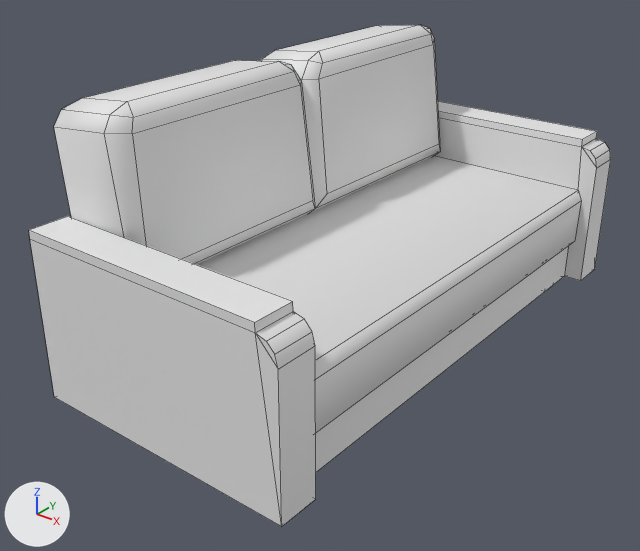
Before and after pictures for a commit that changed the FBX model Assets/Mesh/Saloon/Mesh_Divano.fbx.
Rendered twice from a camera (50 mm lens) standing at (0.3, -3.0, 1.96) and looking at (-1.93, -0.2, 0.22). Every picture has the same lights, and +X, +Y and +Z are marked at lower left. Mesh edges are drawn as thin lines. Where no turn or scale is listed for an object, it has been applied to the vertices.

Names of what the first picture shows: 'Mesh_Divano'.
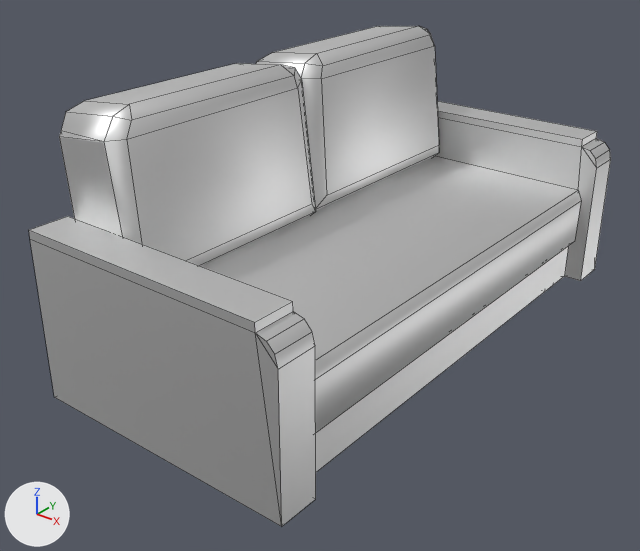
The newer file is also turned or shifted as a whole; pictures and numbers use the older file's frame.

Where the change shows, as pixel boxes [x1, y1, x2, y2] in the pictures (640 x 551 px):
'Mesh_Divano', surface changed, reshaped (15% shorter)
    before: [29, 25, 611, 526]
    after: [29, 101, 611, 526]
'Mesh_Divano.001', added
    after: [59, 63, 316, 266]
'Mesh_Divano.002', added
    after: [256, 26, 439, 211]
part 1 of me_mesh, deleted
    before: [54, 25, 440, 265]

The edits, one by one:
In material 'MAT_Sofa_Soviet' (mat_mat_sofa_soviet), metallic goes from 0.0 to 1.0.
me_mesh has 135 vertices, 119 faces and spans x -0.63..0.63, y -1.28..1.28, z -0.66..0.66.
me_mesh is used by ob_mesh_divano; location (-1.863, 0.0, 0.463).
me_mesh part 1: the loose piece of 47 vertices spanning x -0.63..-0.23, y -1.09..1.09, z -0.11..0.66 is deleted.
Mesh me_mesh_024 is new.
It has 26 vertices, 25 faces and spans x -0.213..0.185, y -0.507..0.587, z -0.481..0.292.
It uses material mat_mat_sofa_soviet (white #e7e7e7).
Mesh me_mesh_025 is new.
It has 26 vertices, 25 faces and spans x -0.213..0.185, y -0.587..0.506, z -0.482..0.292.
It uses material mat_mat_sofa_soviet (white #e7e7e7).
Object 'Mesh_Divano.001' (ob_mesh_divano_001) is new; it shows me_mesh_024.
Its location is (-2.27, -0.597, 0.824).
Object 'Mesh_Divano.002' (ob_mesh_divano_002) is new; it shows me_mesh_025.
Its location is (-2.276, 0.576, 0.831).
